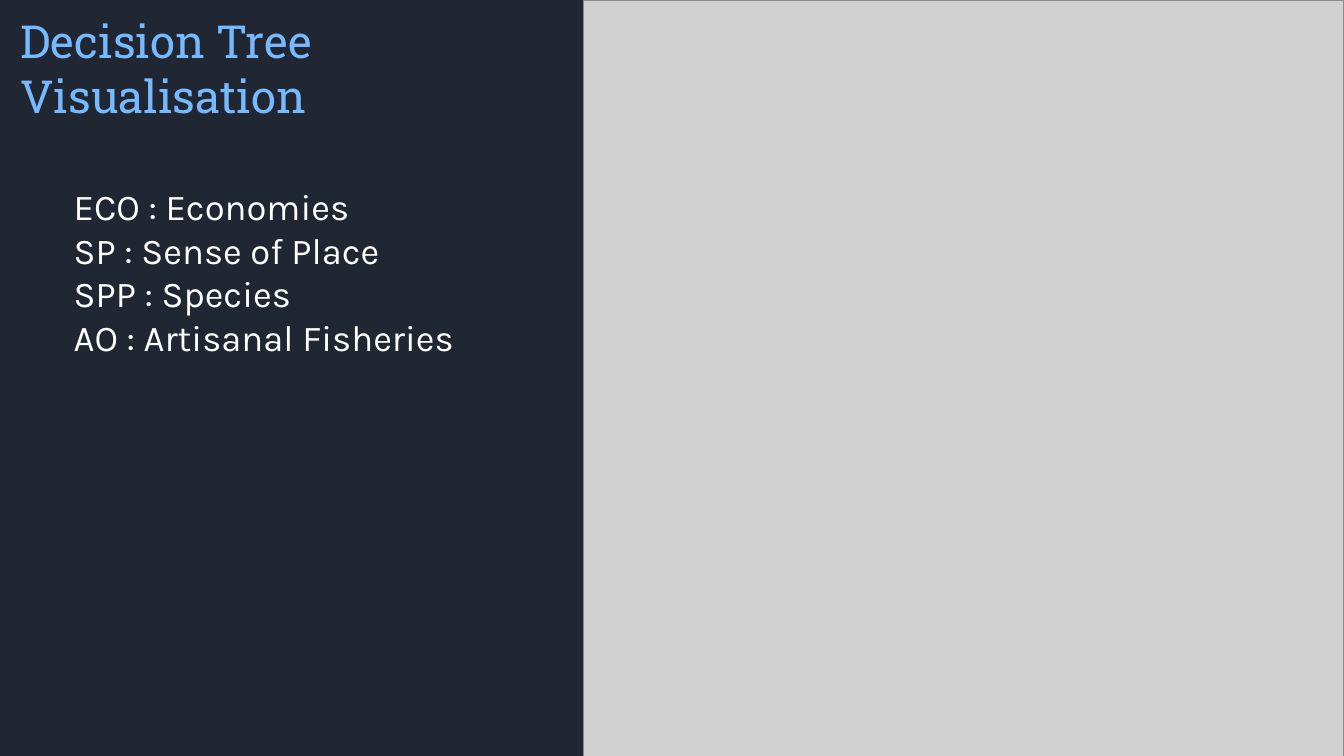
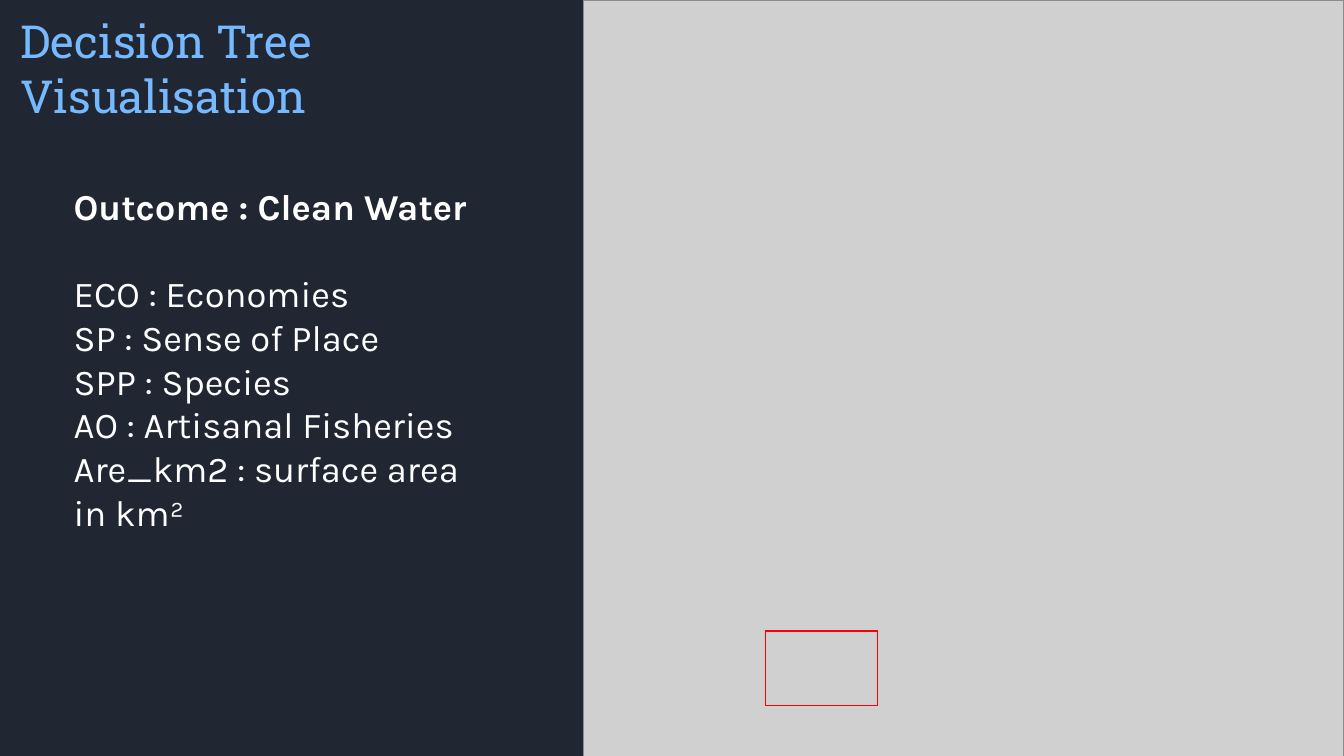
Before and after one commit to syam3500/hackthefuture2025, a slide deck: slide 6 of presentation.pptx (slide 5 before the commit). Drawn at 1344x756 pixels with LibreOffice and Linux fonts; fonts in the diff are those of the drawing; grey boxes stand for pictures; background and template pictures are left out. Boxes give left, top, right and bottom in pixels: in the first picture for what was removed or moved away, otherwise in the second. Text is boxed around its words. In the diff, an @@ line names an element or a change of style, - is before the commit and + after.

```diff
--- a/presentation.pptx
+++ b/presentation.pptx
@@ text at [74,195,466,221]: paragraph added @@
+Outcome : Clean Water
@@ text at [74,457,459,526]: paragraph added @@
+Are_km2 : surface area in km²
@@ rectangle added at [765,631,877,706], outline #FF0000 1 pt @@
```
Also in this commit, not shown: 2 other slides changed, 2 slides added, 1 slide removed, 1 other file.
